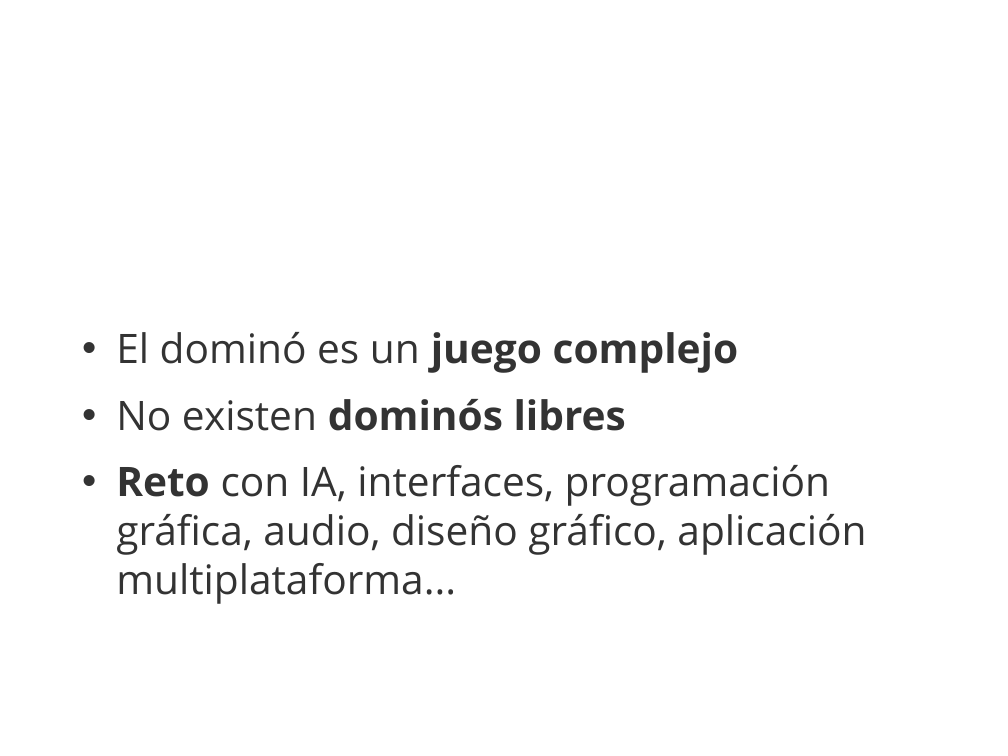
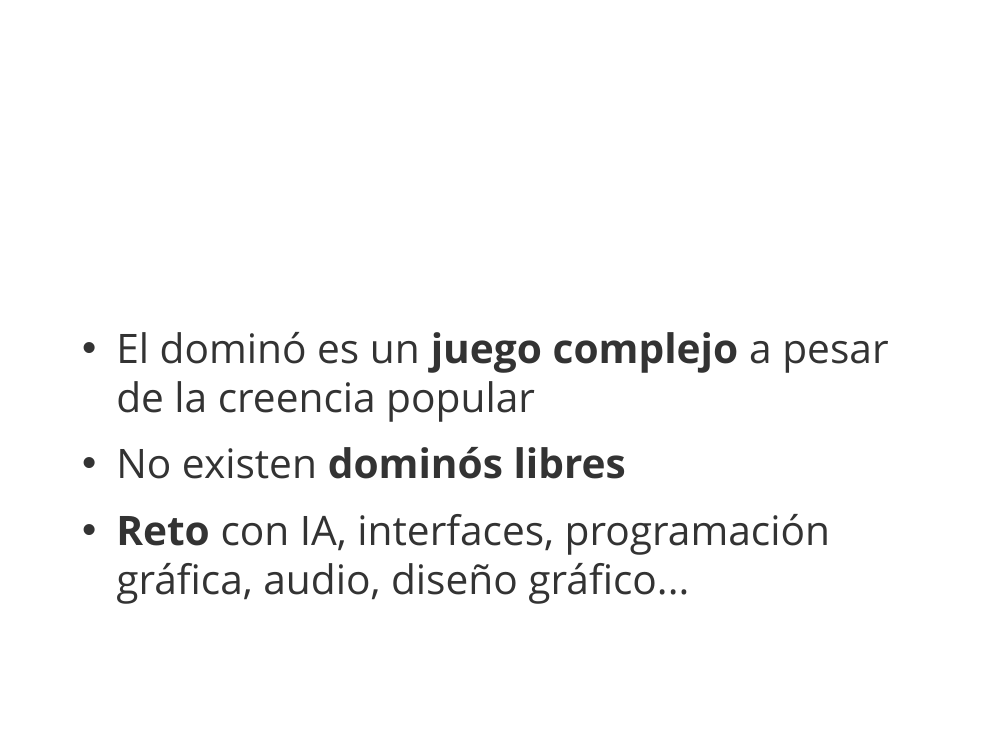
Before and after one commit to 3oheme/dominous, a slide deck: slide 5 of docs/presentacion/presentacion.odp. Drawn at 1008x756 pixels with LibreOffice and Linux fonts; fonts in the diff are those of the drawing; background and template pictures are left out. Boxes give left, top, right and bottom in pixels: in the first picture for what was removed or moved away, otherwise in the second. Text is boxed around its words. In the diff, an @@ line names an element or a change of style, - is before the commit and + after.

```diff
--- a/docs/presentacion/presentacion.odp
+++ b/docs/presentacion/presentacion.odp
@@ text at <box>116,332,888,422</box>: text changed; bold off @@
-• El dominó es un juego complejo
+• El dominó es un juego complejo a pesar de la creencia popular
@@ text at <box>116,514,830,604</box>: text changed @@
-• Reto con IA, interfaces, programación gráfica, audio, diseño gráfico, aplicación multiplataforma...
+• Reto con IA, interfaces, programación gráfica, audio, diseño gráfico...
```
Also in this commit, not shown: 7 other slides changed, 1 slide added, 1 other file.
